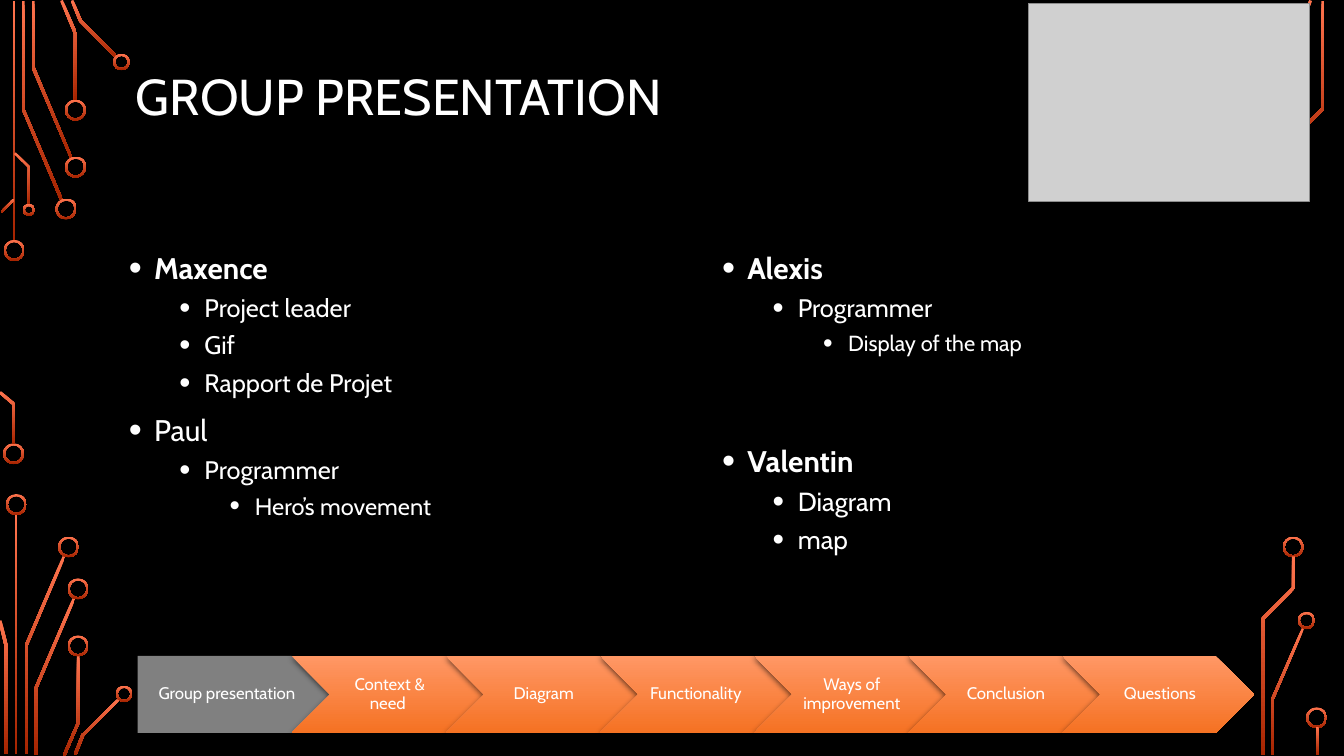
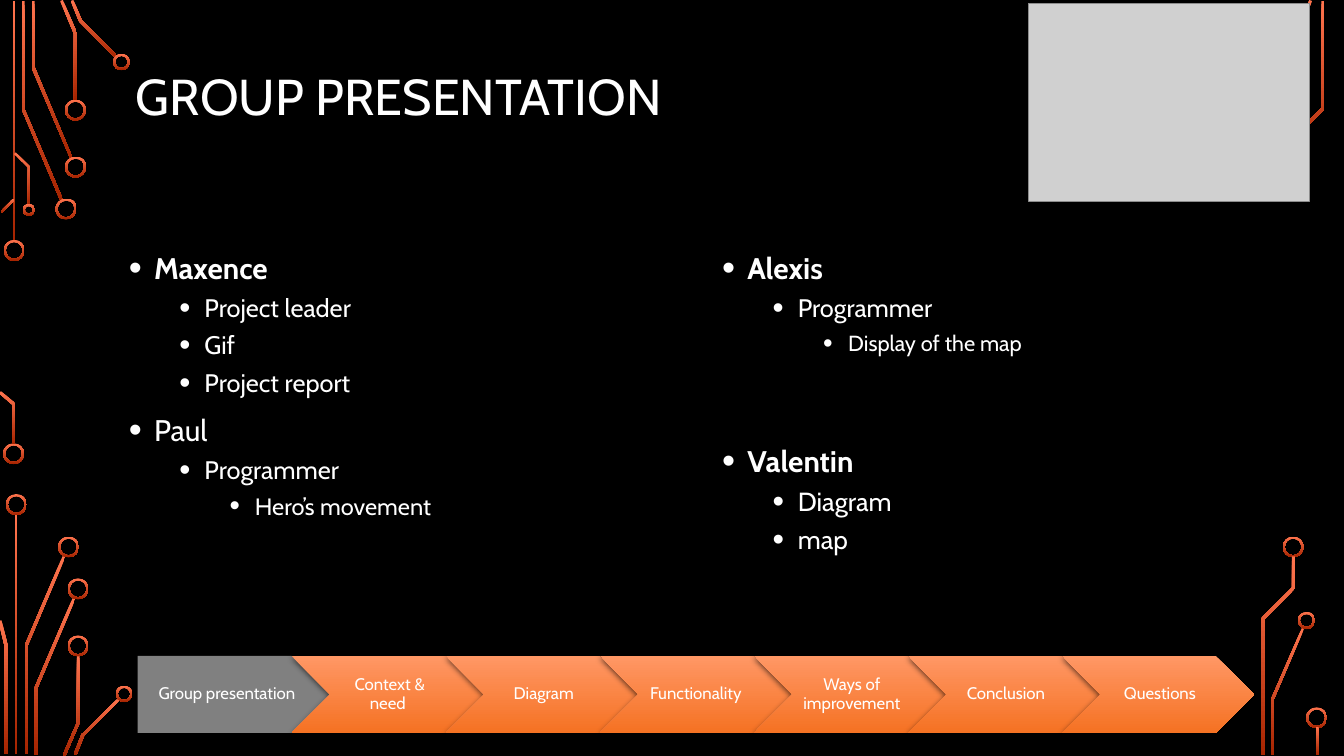
Before and after one commit to Paulbgt/Projet-Java, a slide deck: slide 3 of java project.pptx. Drawn at 1344x756 pixels with LibreOffice and Linux fonts; fonts in the diff are those of the drawing; grey boxes stand for pictures; background and template pictures are left out. Boxes give left, top, right and bottom in pixels: in the first picture for what was removed or moved away, otherwise in the second. Text is boxed around its words. In the diff, an @@ line names an element or a change of style, - is before the commit and + after.

```diff
--- a/java project.pptx
+++ b/java project.pptx
@@ text at (204, 374, 351, 398): text changed @@
-  • Rapport de Projet
+  • Project report
```
Also in this commit, not shown: 6 other slides changed, 2 slides added.
